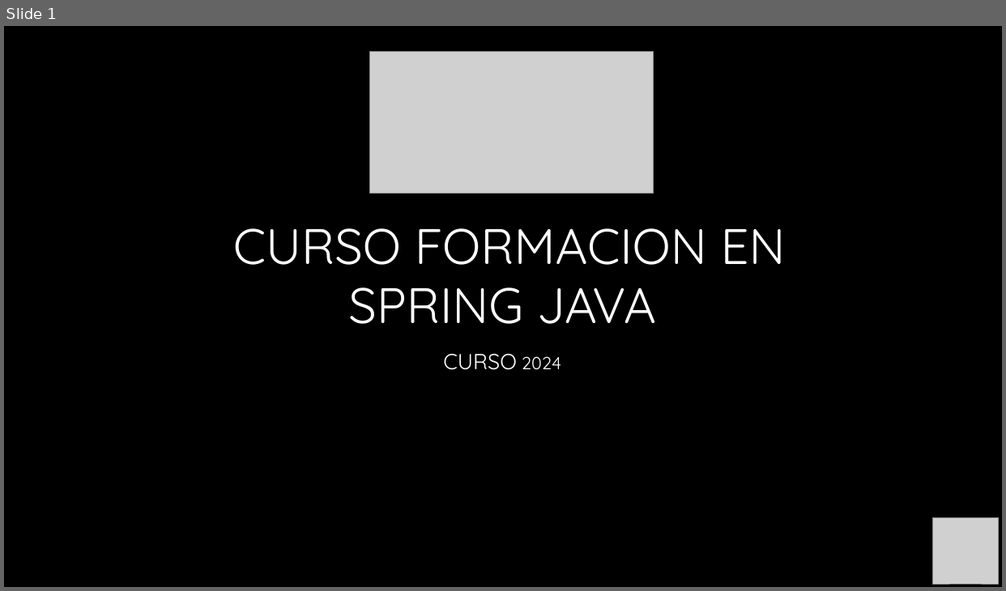
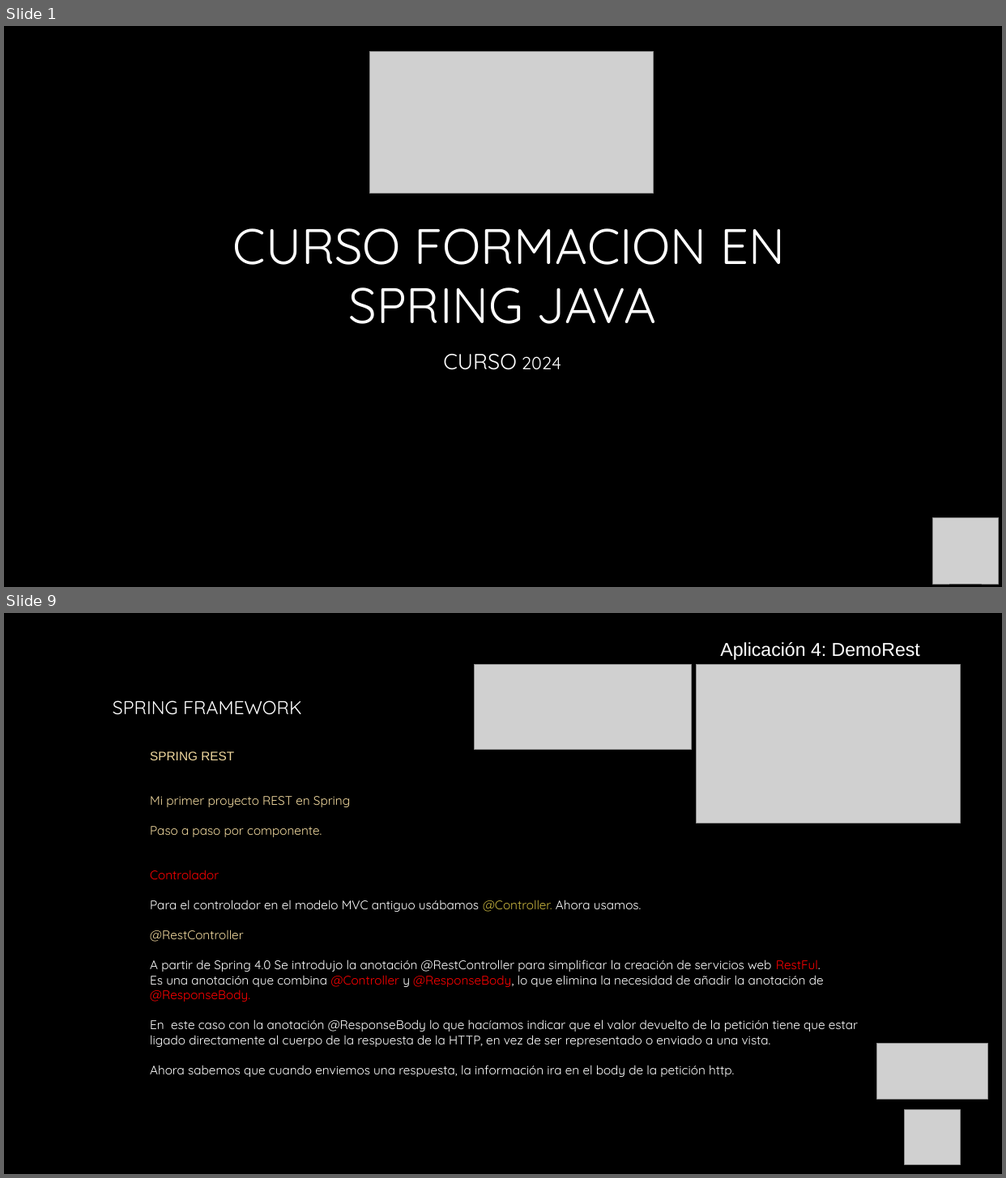
Before and after one commit to AntonioPardoRuiz/cursoSpring, a slide deck: Unidad 12- Spring Rest.pptx. Shown one above the other, each under a label of ours: slide 1 before the commit, slides 1 and 9 after it; the slides between them are not shown. The pictures are 1006x591 and 1006x1178 pixels, drawn with LibreOffice and Linux fonts; fonts in the diff are those of the drawing; grey boxes stand for pictures; background and template pictures are left out. Boxes give left, top, right and bottom in pixels: in the first picture for what was removed or moved away, otherwise in the second. Text is boxed around its words. In the diff, an @@ line names an element or a change of style, - is before the commit and + after.

Commit message:
Añadimos Spring Rest

```diff
--- a/Unidad 12- Spring Rest.pptx
+++ b/Unidad 12- Spring Rest.pptx
@@ slide 9 added at [4,613,1002,1174], background picture (left out) @@
@@ text added at [720,642,920,660], 18 pt, text #FFFFFF @@
+  Aplicación 4: DemoRest
@@ picture added at [474,665,691,750] @@
@@ picture added at [697,665,960,824] @@
@@ text added at [113,700,858,1077], 12 pt, text #FFFFFF @@
+SPRING FRAMEWORK
+  SPRING REST
+  Mi primer proyecto REST en Spring
+  Paso a paso por componente.
+  Controlador
+  Para el controlador en el modelo MVC antiguo usábamos @Controller. Ahora usamos.
+  @RestController
+  A partir de Spring 4.0 Se introdujo la anotación @RestController para simplificar la creación de servicios web RestFul.
+  Es una anotación que combina @Controller y @ResponseBody, lo que elimina la necesidad de añadir la anotación de @ResponseBody.
+  En este caso con la anotación @ResponseBody lo que hacíamos indicar que el valor devuelto de la petición tiene que estar ligado directamente al cuerpo de la respuesta de la HTTP, en vez de ser representado o enviado a una vista.
+  Ahora sabemos que cuando enviemos una respuesta, la información ira en el body de la petición http.
@@ picture added at [877,1044,987,1100] @@
@@ picture added at [905,1110,960,1165] @@
```
Also in this commit, not shown: 2 slides changed, 36 other slides added, 28 slides removed, 16 other files.
